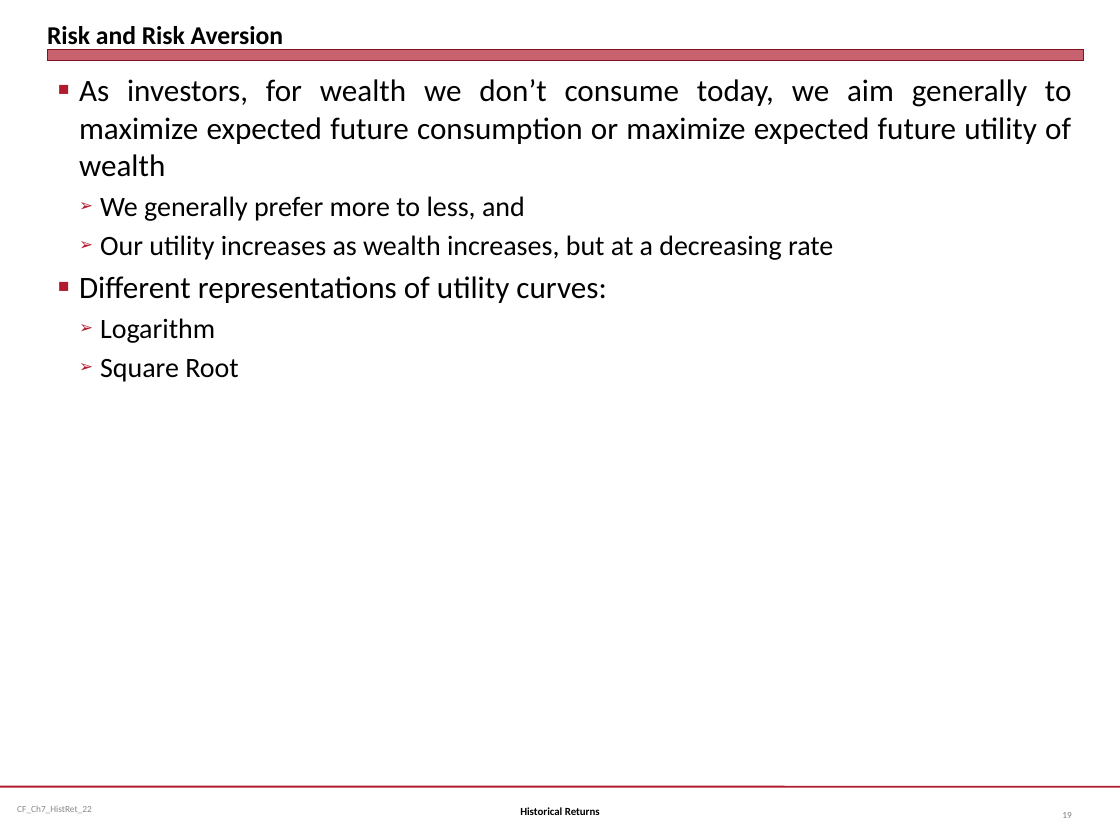
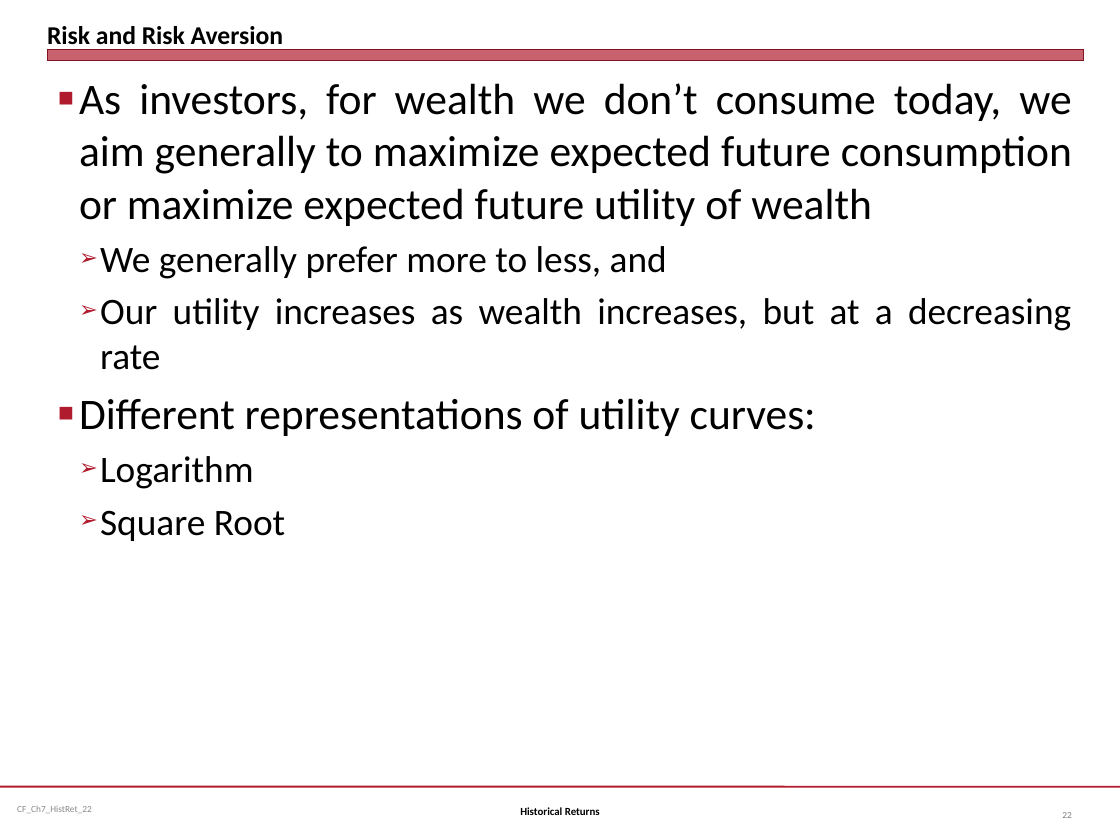
Before and after one commit to jmc877/Corporate-Finance, a slide deck: slide 22 of slides/CF_Ch7_HistRet_22.pptx (slide 19 before the commit). Drawn at 1120x840 pixels with LibreOffice and Linux fonts; fonts in the diff are those of the drawing. Boxes give left, top, right and bottom in pixels: in the first picture for what was removed or moved away, otherwise in the second. Text is boxed around its words. In the diff, an @@ line names an element or a change of style, - is before the commit and + after.

```diff
--- a/slides/CF_Ch7_HistRet_22.pptx
+++ b/slides/CF_Ch7_HistRet_22.pptx
@@ text "As investors, for wealth we ..." at [79,83,1072,541]: size 20 to 28 pt in "As investors, for wealth we don’t consume ...", "Different representations of utility curves:"; size 18 to 24 pt in "We generally prefer more to less, and", "Our utility increases as wealth increases, but ...", "Logarithm", "Square Root"; more space between paragraphs @@
```
Also in this commit, not shown: 10 other slides changed, 4 slides added, 9 other files.
